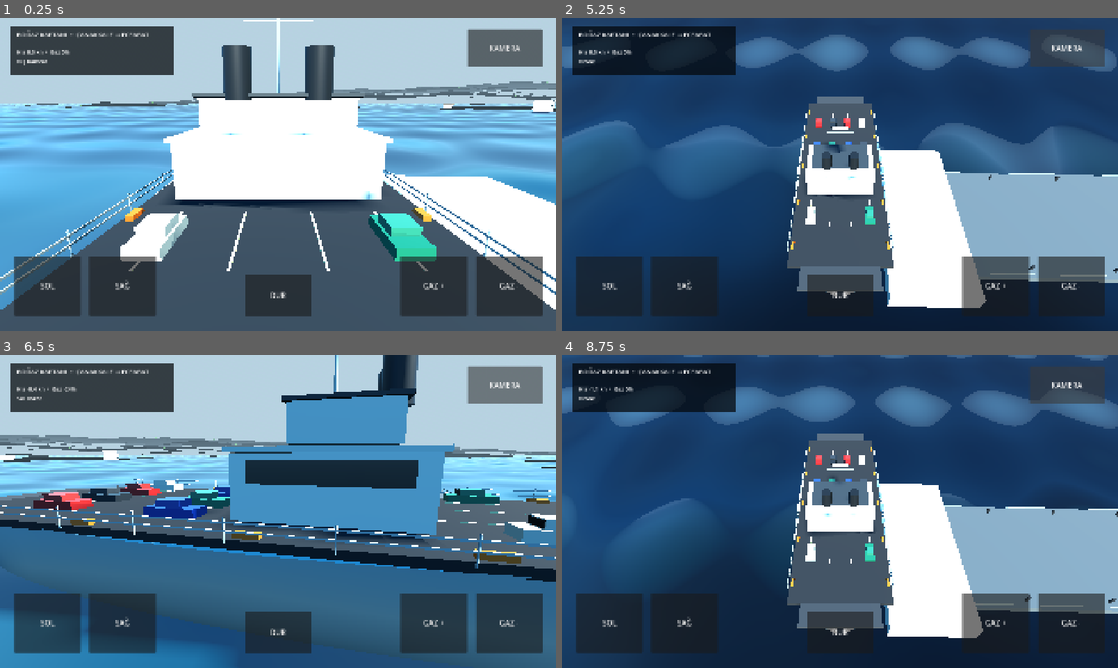
Above: before the commit, frames 1-4 (two rows, left to right).
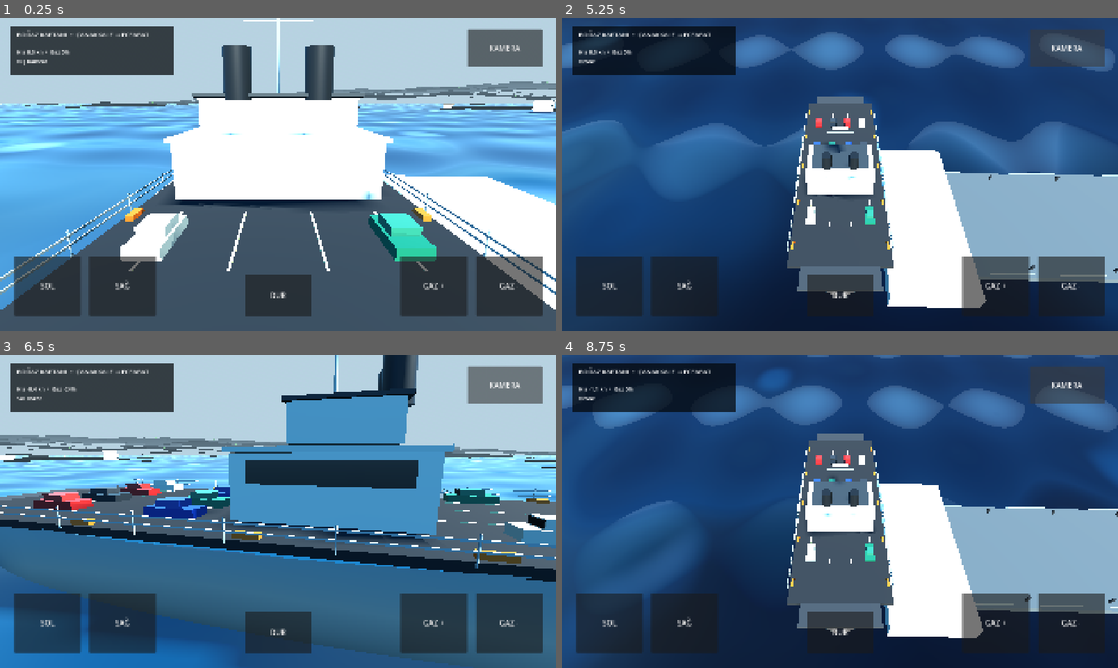
Above: after the commit, the same moments.

Repository: Kabatepe03/bogaz-kaptani
Game: Godot game, scene res://scenes/main.tscn
The game is run twice, just before and just after one commit, with the same random seed, the same clock (stepped at 60 frames per second) and the same inputs.
Inputs:
- Up to frame 1 (0.25 s): no input
- Up to frame 2 (5.25 s): hold D (steer_right) 0.53-1.25 s; tap C (camera_next) at 0.6 s; click "SOL" at 1.25 s; click "SAĞ" at 2 s; click "GAZ +" at 2.75 s; click "GAZ -" at 3.5 s; click "DUR" at 4.25 s; click "KAMERA" at 5 s
- Up to frame 3 (6.5 s): hold S (throttle_down) from 5.78 s (still down); tap C (camera_next) at 5.85 s
- Up to frame 4 (8.75 s): release S (throttle_down) at 6.53 s; hold D (steer_right) 6.53-7.28 s; tap C (camera_next) at 6.6, 7.35, 8.1 s; hold W (throttle_up) 7.28-8.03 s; tap Enter at 8 s; hold A (steer_left) from 8.03 s (still down)

The runs differ from the first frame. In frame 1, 2.6% of the frame differs, in the area x 0-100%, y 27-60%; in frame 2, 2.7%; in frame 3, 1.1%; in frame 4, 6.0%, in the area x 0-100%, y 0-97%.

Commit message:
feat: improve Bosphorus water shading and wave highlights

Diff:
--- a/shaders/water.gdshader
+++ b/shaders/water.gdshader
@@ -1,32 +1,50 @@
 shader_type spatial;
 render_mode cull_back, depth_draw_opaque, specular_schlick_ggx;
 
-uniform vec3 deep_color : source_color = vec3(0.015, 0.085, 0.12);
-uniform vec3 shallow_color : source_color = vec3(0.04, 0.23, 0.29);
-uniform float wave_height = 0.72;
-uniform float wave_scale = 0.010;
-uniform float speed = 0.45;
+uniform vec3 deep_color : source_color = vec3(0.008, 0.060, 0.115);
+uniform vec3 mid_color : source_color = vec3(0.018, 0.145, 0.235);
+uniform vec3 shallow_color : source_color = vec3(0.055, 0.285, 0.365);
+uniform float wave_height = 0.82;
+uniform float speed = 0.48;
 
 float wave(vec2 p, vec2 dir, float freq, float amp, float t) {
 	return sin(dot(p, normalize(dir)) * freq + t * speed) * amp;
 }
 
+float wave_field(vec2 p, float t) {
+	return wave(p, vec2(1.0,0.22), 0.046, 0.55, t)
+		+ wave(p, vec2(-0.34,1.0), 0.077, 0.30, t * 1.18)
+		+ wave(p, vec2(0.72,0.63), 0.142, 0.14, t * 1.56)
+		+ wave(p, vec2(-0.88,0.41), 0.205, 0.07, t * 1.82);
+}
+
 void vertex() {
 	vec2 p = VERTEX.xz;
-	float t = TIME;
-	float h = wave(p, vec2(1.0,0.25), 0.050, 0.46, t)
-		+ wave(p, vec2(-0.35,1.0), 0.080, 0.23, t * 1.21)
-		+ wave(p, vec2(0.65,0.72), 0.145, 0.10, t * 1.65);
-	VERTEX.y += h * wave_height;
+	VERTEX.y += wave_field(p, TIME) * wave_height;
 }
 
 void fragment() {
-	vec3 n1 = normalize(vec3(sin((VERTEX.x + TIME*5.0)*0.10)*0.28, 1.0, cos((VERTEX.z - TIME*3.5)*0.12)*0.28));
-	vec3 n2 = normalize(vec3(cos((VERTEX.z + TIME*4.0)*0.19)*0.16, 1.0, sin((VERTEX.x + TIME*2.0)*0.16)*0.16));
-	NORMAL = normalize(mix(n1, n2, 0.45));
-	float fresnel = pow(1.0 - max(dot(NORMAL, VIEW), 0.0), 4.0);
-	ALBEDO = mix(shallow_color, deep_color, 0.58) + vec3(fresnel * 0.22);
-	ROUGHNESS = mix(0.16, 0.34, fresnel);
-	METALLIC = 0.05;
-	SPECULAR = 0.86;
+	vec2 p = VERTEX.xz;
+	float t = TIME;
+	vec3 n1 = normalize(vec3(
+		sin((p.x + t * 5.4) * 0.095) * 0.30,
+		1.0,
+		cos((p.y - t * 3.8) * 0.118) * 0.30));
+	vec3 n2 = normalize(vec3(
+		cos((p.y + t * 4.2) * 0.185) * 0.17,
+		1.0,
+		sin((p.x + t * 2.6) * 0.158) * 0.17));
+	NORMAL = normalize(mix(n1, n2, 0.46));
+
+	float fresnel = pow(1.0 - max(dot(NORMAL, VIEW), 0.0), 4.4);
+	float broad = sin(p.x * 0.007 + p.y * 0.005 + t * 0.32) * 0.5 + 0.5;
+	vec3 base = mix(deep_color, mid_color, 0.52 + broad * 0.18);
+	base = mix(base, shallow_color, fresnel * 0.34);
+
+	float crest = wave_field(p, t);
+	float foam = smoothstep(0.77, 1.02, crest) * 0.23;
+	ALBEDO = base + vec3(fresnel * 0.20) + vec3(foam);
+	ROUGHNESS = mix(0.11, 0.30, fresnel) + foam * 0.22;
+	METALLIC = 0.04;
+	SPECULAR = 0.92;
 }
